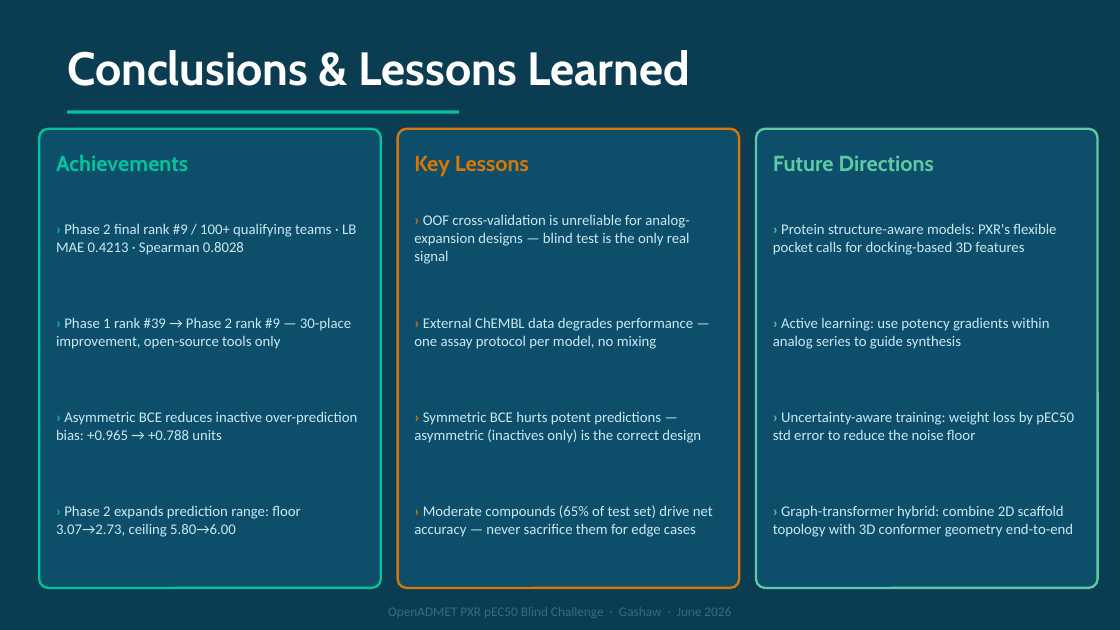
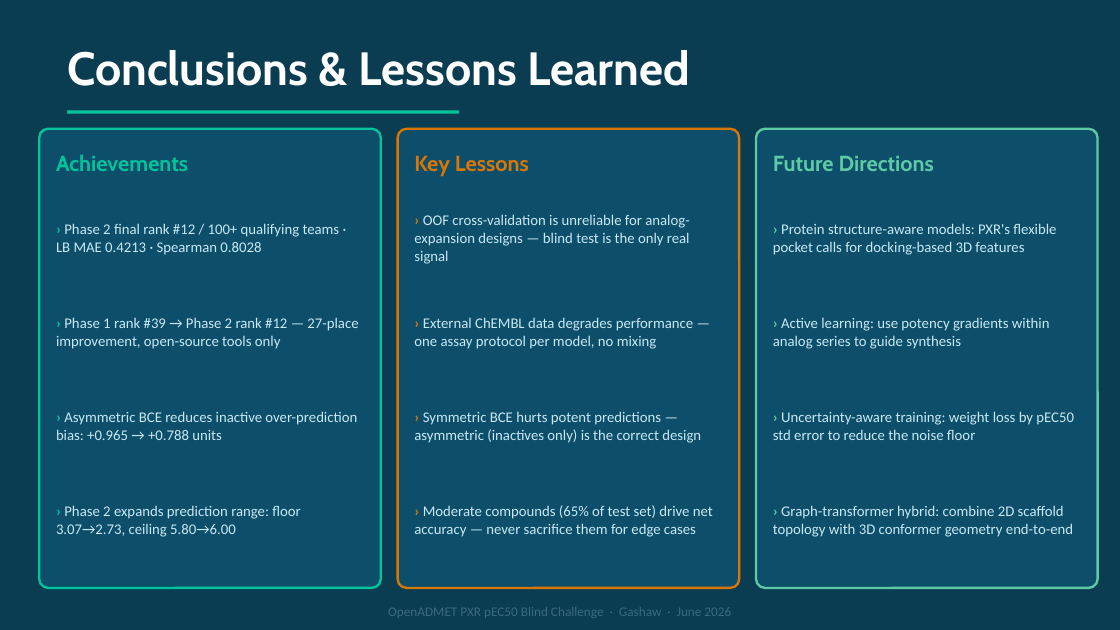
Before and after one commit to gashawmg/openadmet-pxr-pec50-challenge, a slide deck: slide 15 of pxr_challenge_presentation_v4.pptx. Drawn at 1120x630 pixels with LibreOffice and Linux fonts; fonts in the diff are those of the drawing. Boxes give left, top, right and bottom in pixels: in the first picture for what was removed or moved away, otherwise in the second. Text is boxed around its words. In the diff, an @@ line names an element or a change of style, - is before the commit and + after.

Commit message:
Update rank #9 → #12 (leaderboard revised by organizers)
- README: Rank #9 → #12
- Deck slides 1, 13, 14, 15: all #9 references updated to #12
- '30-place improvement' corrected to '27-place improvement' (39→12)
- 'top-9 entries' corrected to 'top-12' on slide 14
- Rebuilt pxr_challenge_presentation_v4.pptx with updated figures

```diff
--- a/pxr_challenge_presentation_v4.pptx
+++ b/pxr_challenge_presentation_v4.pptx
@@ text at [56,223,340,255]: text changed @@
-› Phase 2 final rank #9 / 100+ qualifying teams · LB MAE 0.4213 · Spearman 0.8028
+› Phase 2 final rank #12 / 100+ qualifying teams · LB MAE 0.4213 · Spearman 0.8028
@@ text at [56,317,358,349]: text changed @@
-› Phase 1 rank #39 → Phase 2 rank #9 — 30-place improvement, open-source tools only
+› Phase 1 rank #39 → Phase 2 rank #12 — 27-place improvement, open-source tools only
```
Also in this commit, not shown: 6 other slides changed, 2 other files.
